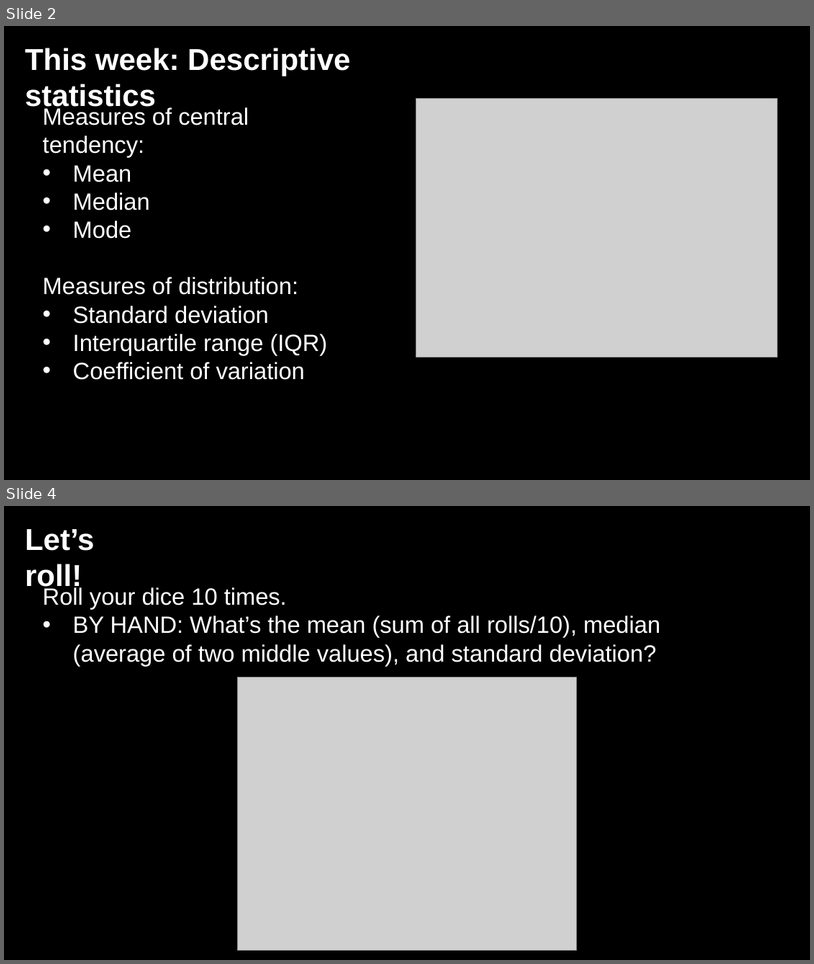
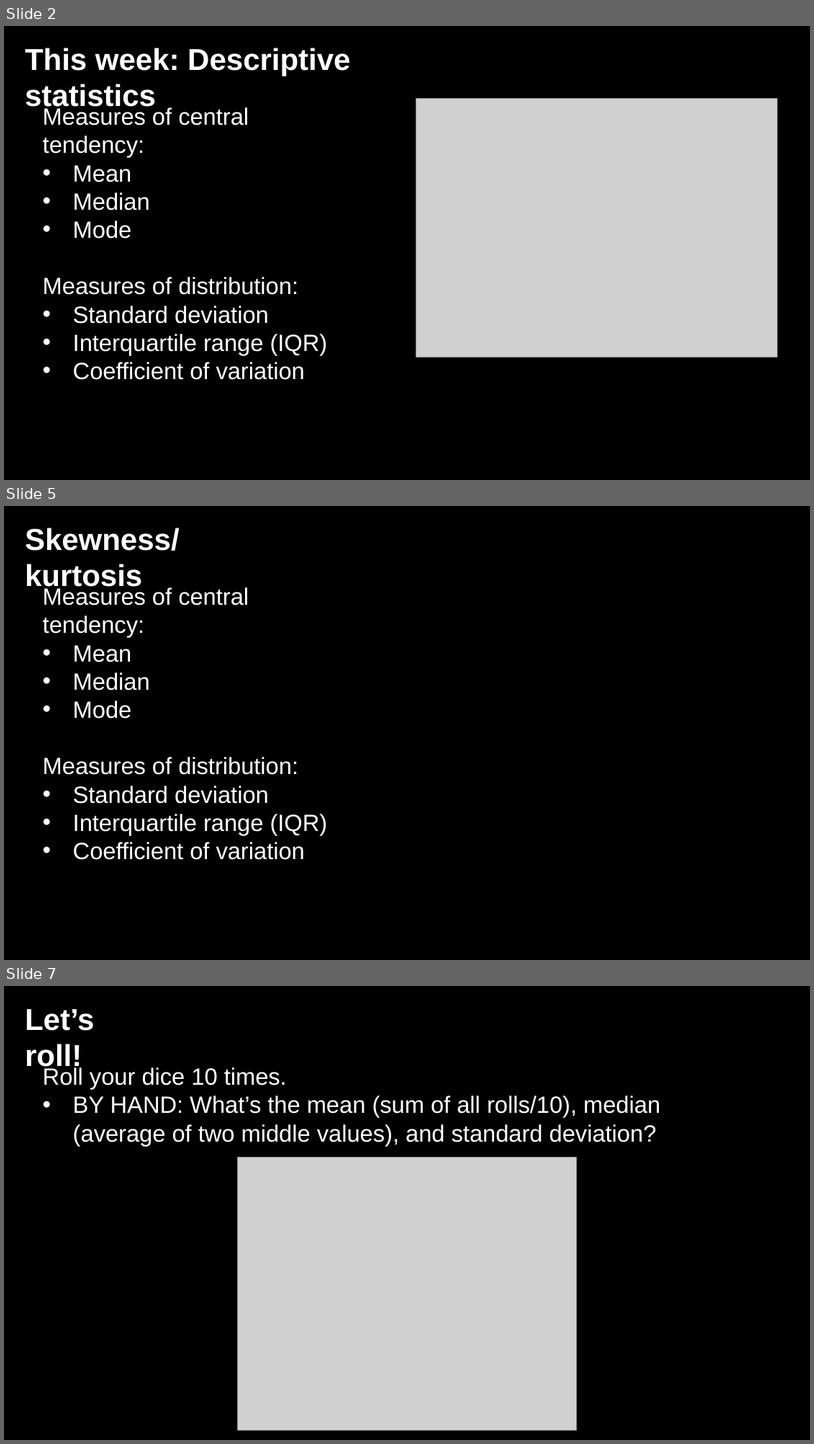
Before and after one commit to jshannon75/geog4300, a slide deck: in_class_slides/geog4300_W03-1 Classification and descriptive stats.pptx. Shown one above the other, each under a label of ours: slides 2 and 4 before the commit, slides 2, 5 and 7 after it; the slides between them are not shown. The pictures are 814x964 and 814x1444 pixels, drawn with LibreOffice and Linux fonts; fonts in the diff are those of the drawing; grey boxes stand for pictures; background and template pictures are left out. Boxes give left, top, right and bottom in pixels: in the first picture for what was removed or moved away, otherwise in the second. Text is boxed around its words. In the diff, an @@ line names an element or a change of style, - is before the commit and + after.

```diff
--- a/in_class_slides/geog4300_W03-1 Classification and descriptive stats.pptx
+++ b/in_class_slides/geog4300_W03-1 Classification and descriptive stats.pptx
@@ slide 5 added at (4, 506, 810, 960), background picture (left out) @@
@@ text added at (25, 528, 180, 592), 36 pt, text #FFFFFF, bold @@
+Skewness/kurtosis
@@ text added at (43, 586, 328, 860), 28 pt, text #FFFFFF @@
+Measures of central tendency:
+• Mean
+• Median
+• Mode
+Measures of distribution:
+• Standard deviation
+• Interquartile range (IQR)
+• Coefficient of variation
@@ what was slide 4 is now slide 7 @@
```
Also in this commit, not shown: 2 slides changed, 3 other slides added, 5 slides removed, 1 other file.
